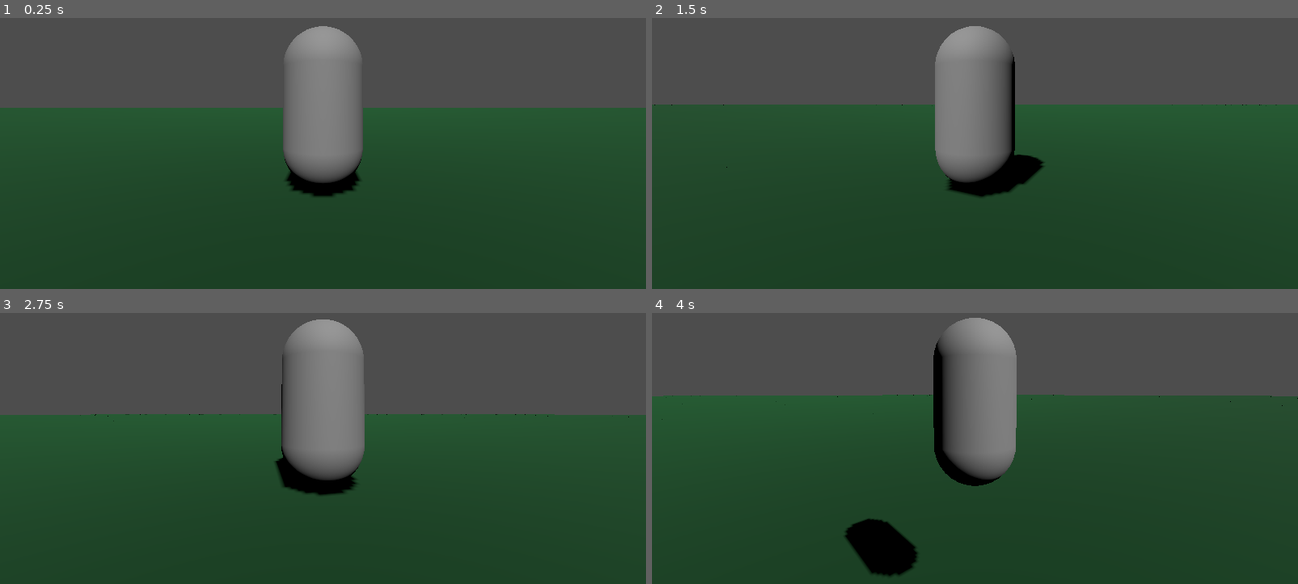
Above: before the commit, frames 1-4 (two rows, left to right).
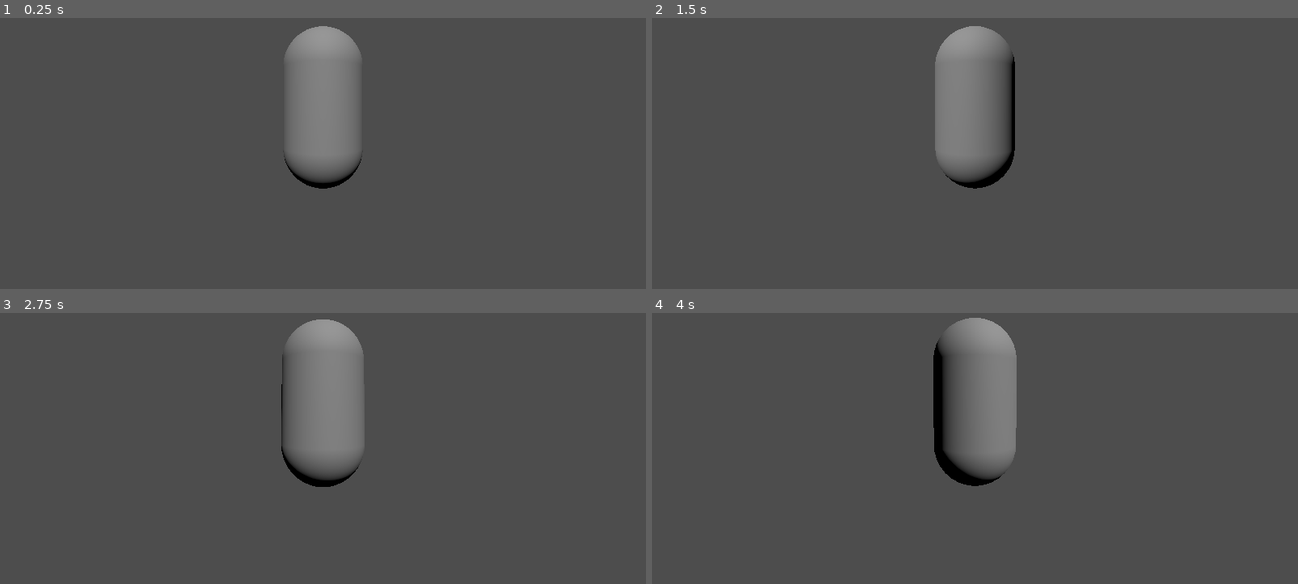
Above: after the commit, the same moments.

Repository: xwilson03/OpenWorldTest
Game: Godot game, scene res://scenes/root.tscn
Same seed, same stepped clock (60 frames per second), same inputs: the game is played once before the commit and once after it.
Inputs (mouse positions are in pixels of both pictures, inside the frame that each line leads up to):
- Up to frame 1 (0.25 s): no input
- Up to frame 2 (1.5 s): tap Enter at 0.5 s; move the mouse to (1007, 104) at 0.52 s; hold W (move_forward) from 0.53 s (still down); tap Mouse wheel up (zoom_in) at 0.6 s; tap Space (jump) at 0.77, 1.25 s; move the mouse to (942, 110) at 1.27 s; tap Mouse wheel down (zoom_out) at 1.35 s
- Up to frame 3 (2.75 s): keep holding W (move_forward); tap Space (jump) at 1.52 s; tap Enter at 2 s; move the mouse to (335, 397) at 2.02 s; tap Mouse wheel up (zoom_in) at 2.1 s
- Up to frame 4 (4 s): keep holding W (move_forward); tap Space (jump) at 2.75, 3.02, 3.77 s; move the mouse to (968, 407) at 2.77 s; tap Mouse wheel down (zoom_out) at 2.85 s; move the mouse to (1020, 407) at 3.52 s; tap Mouse wheel up (zoom_in) at 3.6 s

The runs differ from the first frame. In frame 1, 64% of the frame differs, in the area x 0-100%, y 33-100%; in frame 2, 65%; in frame 3, 60%; in frame 4, 66%, in the area x 0-100%, y 30-100%.

Commit message:
expands chunks, moves world vars to scene config

Diff:
--- a/prefabs/chunk.tscn
+++ b/prefabs/chunk.tscn
@@ -1,10 +1,10 @@
 [gd_scene load_steps=4 format=3 uid="uid://bkjhriqj5k5ju"]
 
 [sub_resource type="BoxShape3D" id="BoxShape3D_d05e6"]
-size = Vector3(10, 0.25, 10)
+size = Vector3(40, 0.25, 40)
 
 [sub_resource type="BoxMesh" id="BoxMesh_i25a4"]
-size = Vector3(10, 0.25, 10)
+size = Vector3(40, 0.25, 40)
 
 [sub_resource type="StandardMaterial3D" id="StandardMaterial3D_2704g"]
 albedo_color = Color(0, 0.261208, 0.104913, 1)
--- a/scenes/root.tscn
+++ b/scenes/root.tscn
@@ -19,6 +19,9 @@
 
 [node name="World" type="Node3D" parent="."]
 script = ExtResource("4_yaodl")
+world_radius = 10
+chunk_size = 40.1
+chunk_boundary_tolerance = 0.1
 
 [node name="DirectionalLight3D" type="DirectionalLight3D" parent="World"]
 transform = Transform3D(1, 0, 0, 0, 0.707107, 0.707107, 0, -0.707107, 0.707107, 0, 20, 0)
--- a/scripts/world_generator.gd
+++ b/scripts/world_generator.gd
@@ -1,9 +1,9 @@
 extends Node3D
 class_name WorldGenerator
 
-@export var world_radius: int = 60
-@export var chunk_size: float = 10
-@export var chunk_boundary_tolerance: float = 0.1
+@export var world_radius: int
+@export var chunk_size: float
+@export var chunk_boundary_tolerance: float
 
 const chunk_scene = preload("res://prefabs/chunk.tscn")
 
